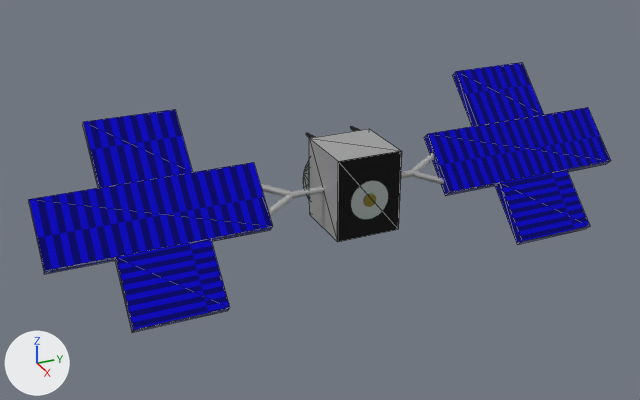
Two versions of the glTF model models/PsycheSpacecraft-color.glb, one commit apart.
Camera for both pictures: a 50 mm camera at (21.69, -10.86, 10.62) aimed at (-0.22, -1.0, -0.33). The axes (+X, +Y, +Z) are drawn at lower left. The lights are the same throughout. Mesh edges are drawn as thin lines on the coarser meshes. Where no turn or scale is listed for an object, it has been applied to the vertices. Vertices at the same position are counted once.

Names of what the first picture shows: 'Circle', 'Plane', 'arm1', 'main', 'solarPanel1', 'solarPanel1.001'.
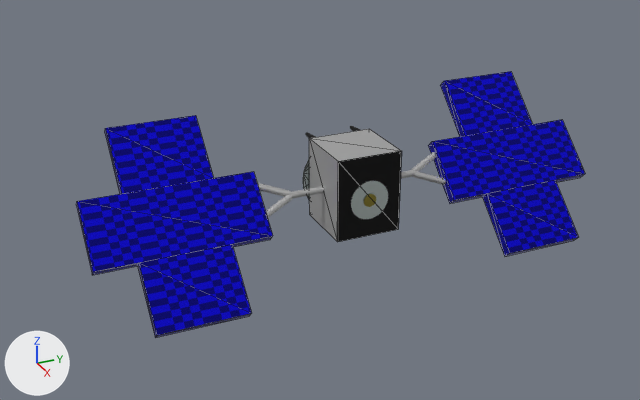
What differs and where, as boxes [x1, y1, x2, y2] in the pictures (640 x 400 px; the box of a moved part takes in the faces that stretch with it):
'solarPanel1', surface changed, reshaped, moved, rescaled (19% narrower)
    before: [29, 109, 273, 332]
    after: [76, 115, 273, 338]
'solarPanel1.001', surface changed, reshaped, moved, rescaled (16% narrower)
    before: [424, 62, 611, 245]
    after: [428, 71, 585, 256]
part 1 of me_cube_006, moved or reshaped
    before: [83, 109, 192, 188]
    after: [105, 115, 213, 194]
part 2 of me_cube_006, moved or reshaped
    before: [29, 162, 273, 274]
    after: [137, 244, 252, 338]
part 3 of me_cube_006, surface changed
    before: [115, 238, 230, 332]
    after: [76, 171, 273, 275]
part 4 of me_cube_014, moved or reshaped
    before: [452, 62, 544, 126]
    after: [440, 71, 532, 137]
part 5 of me_cube_014, moved or reshaped
    before: [424, 107, 611, 196]
    after: [483, 180, 579, 256]

The change, as a list of edits to the scene's bpy script:
```text
Add img_checkerbaked_copy:
    img_checkerbaked_copy = load_image('CheckerBaked-copy', '_unpacked/CheckerBaked-copy', 839, 764, 'sRGB')
Change mat_solarpanelbase:
    where n2 = _N.new('ShaderNodeTexImage'); n2.name = 'Image Texture'
    n2.image: img_checkerbaked -> img_checkerbaked_copy
    add n3 = _N.new('ShaderNodeMapping'); n3.name = 'Mapping'
    add n3.inputs[3].default_value = (20.0, 0.75, 1.0)  # 'Scale'
    add n4 = _N.new('ShaderNodeUVMap'); n4.name = 'UV Map'
    add n4.uv_map = 'UVMap'
    add _L.new(n3.outputs[0], n2.inputs[0])  # 'Vector' to 'Vector'
    add _L.new(n4.outputs[0], n3.inputs[0])  # 'UV' to 'Vector'
Change me_cube_006:
    used by ob_solarpanel1; location = (1.35, -6.0, -1.2); rotation_euler = (0.0, 0.785, 0.0), in degrees (0, 45, 0); scale = (1.0, 1.3, 0.15)
    remove me_cube_006.from_pydata(...)  # 24 vertices, 36 faces; spans x -5.0..1.0, y -2.4..2.4, z -1.07..1.0
    add me_cube_006.from_pydata(...)  # 24 vertices, 36 faces; spans x -3.0..3.0, y -1.0..1.0, z -1.0..1.0
    me_cube_006 part 1: the loose piece of 8 vertices spanning x -5.0..-3.0, y -1.0..1.0, z -1.07..0.93 is scaled about its middle by (1, 0.52, 1), then moved by (2.0, 0.0, 0.07)
    me_cube_006 part 2: the loose piece of 8 vertices spanning x -3.0..-1.0, y -2.4..2.4, z -1.07..0.93 is scaled about its middle by (1, 0.217, 1), then moved by (4.0, 0.0, 0.07)
    me_cube_006 part 3: texture (UV) coordinates of 36 of 36 faces, centred in x -5.0..1.0, y -2.4..2.4, z -1.07..1.0, changed; they spanned u 0.0..0.93, v 0.0..1.0 and now span u 0.04..0.96, v 0.0..0.98
Change me_cube_014:
    where me_cube_014.from_pydata(...)  # 24 vertices, 36 faces; spans x -5.0..1.0, y -2.4..2.4, z -1.07..1.0
    used by ob_solarpanel1_001; location = (1.35, 6.0, -1.2); rotation_euler = (0.0, 0.785, 0.0), in degrees (0, 45, 0); scale = (1.0, 1.3, 0.15)
    me_cube_014 part 4: the loose piece of 8 vertices spanning x -5.0..-3.0, y -1.0..1.0, z -1.07..0.93 is scaled about its middle by (1, 0.52, 1), then moved by (2.0, 0.0, 0.07)
    me_cube_014 part 5: the loose piece of 8 vertices spanning x -3.0..-1.0, y -2.4..2.4, z -1.07..0.93 is scaled about its middle by (1, 0.217, 1), then moved by (4.0, 0.0, 0.07)
Change ob_solarpanel1:
    ob_solarpanel1.location: (1.35, -6.0, -1.2) -> (0.1, -5.45, 0.0)
    ob_solarpanel1.scale: (1.0, 1.3, 0.15) -> (1.0, 2.5, 0.15)
Change ob_solarpanel1_001:
    ob_solarpanel1_001.location: (1.35, 6.0, -1.2) -> (0.1, 5.45, 0.0)
    ob_solarpanel1_001.scale: (1.0, 1.3, 0.15) -> (1.0, 2.5, 0.15)
```
